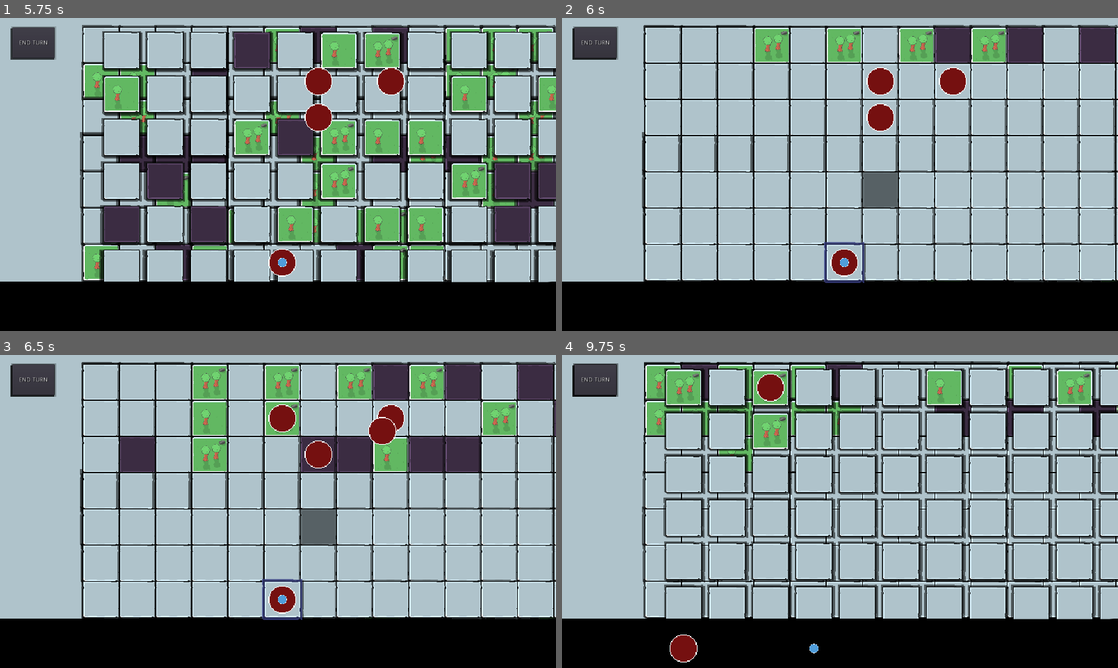
Above: before the commit, frames 1-4 (two rows, left to right).
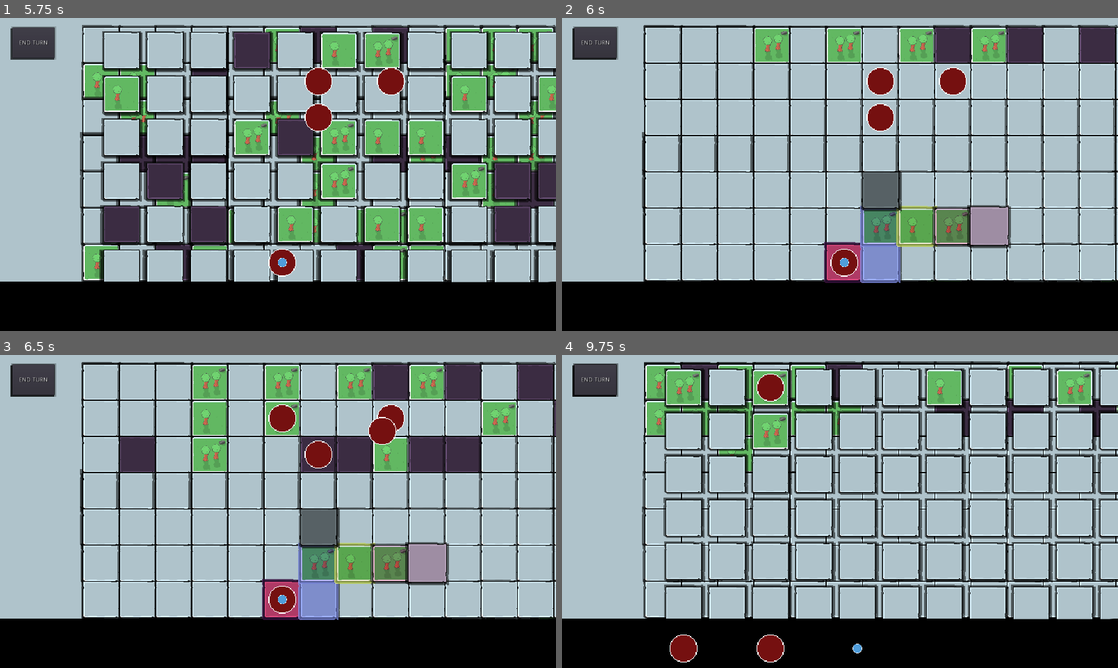
Above: after the commit, the same moments.

Repository: aaronherdzina/grid_rpg
Game: Godot game, scene res://Scenes/MainMenu.tscn
The game is run twice, just before and just after one commit, with the same random seed, the same clock (stepped at 60 frames per second) and the same inputs.
Inputs (mouse positions are in pixels of both pictures, inside the frame that each line leads up to):
- Up to frame 1 (5.75 s): tap Enter (start) at 0.5, 0.8, 1.25, 1.35, 2, 2.3, 2.75, 2.85, 3.5, 3.8, 5.1 s; move the mouse to (400, 158) at 0.52 s; hold Space (spacebar) 0.53-1.28 s; move the mouse to (166, 190) at 1.27 s; hold Backspace (back) 1.28-2.03 s; tap Space (spacebar) at 1.55, 3.05, 5.3 s; move the mouse to (333, 105) at 2.02 s; hold Space (spacebar) 2.03-2.78 s; move the mouse to (250, 237) at 2.77 s; move the mouse to (444, 221) at 3.52 s; hold Backspace (back) 3.53-4.25 s; hold Space (spacebar) 3.53-4.25 s; click (33, 43) at 4.25 s; move the mouse to (111, 127) at 5.02 s; hold Backspace (back) from 5.03 s (still down)
- Up to frame 2 (6 s): keep holding Backspace (back); move the mouse to (867, 174) at 5.77 s; hold Space (spacebar) from 5.78 s (still down)
- Up to frame 3 (6.5 s): keep holding Backspace (back); keep holding Space (spacebar); tap Enter (start) at 6.05 s
- Up to frame 4 (9.75 s): move the mouse to (756, 433) at 6.52 s; release Backspace (back) at 6.53 s; release Space (spacebar) at 6.53 s; tap Enter (start) at 6.6, 7.25, 7.55, 8.1, 9.05, 9.6 s; tap Space (spacebar) at 6.8, 8.3 s; move the mouse to (962, 495) at 7.27 s; hold Space (spacebar) 7.28-8.03 s; move the mouse to (728, 527) at 8.02 s; move the mouse to (895, 442) at 8.77 s; hold Space (spacebar) 8.78-9.53 s; hold Backspace (back) from 8.78 s (still down); move the mouse to (812, 574) at 9.52 s

Frame 1 is identical in both runs. In frame 2, 4.9% of the frame differs, in the area x 47-81%, y 49-85%; in frame 3, 4.9%; in frame 4, 0.4%.
Error in both runs: Attempt to call function 'end_turn' in base 'null instance' on a null instance. (res://Scripts/main.gd:150)

Commit message:
feat: new visual updatres and stat reseting logic for player

Diff:
--- a/Scripts/enemy.gd
+++ b/Scripts/enemy.gd
@@ -33,6 +33,12 @@
 var battle_move_debuff = 0
 
 var alive = true
+
+var current_attack = 2
+var current_dmg = 3
+var current_defense = 0
+var current_atk_range = 1
+var current_move_distance = 3
 
 func set_default_stats():
 	attack = default_attack - battle_attack_debuff
--- a/Scripts/level.gd
+++ b/Scripts/level.gd
@@ -151,7 +151,7 @@
 	for t in level_tiles:
 		if t.spawn_enemies:
 			print("spawn enemy")
-			spawn_enemies(level_astar,  t, level_tiles[0])
+			spawn_enemies(level_astar,  t, t)
 			var timer = Timer.new()
 			timer.set_wait_time(spawn_types_display_speed)
 			timer.set_one_shot(true)
@@ -246,7 +246,7 @@
 		tile_types.append("wall")
 		if wall_limit <= 0:
 			break
-	for i in range(0, enemy_spawns):
+	for i in range(0, enemy_spawns + 1):
 		enemy_spawns -= 1
 		tile_types.append("enemy spawn")
 		if enemy_spawns <= 0:
@@ -432,6 +432,7 @@
 	else:
 		meta.player_turn = true
 		p.start_turn()
+		change_turn_display_name(p)
 		print('player turn')
 
 
--- a/Scripts/player.gd
+++ b/Scripts/player.gd
@@ -17,14 +17,14 @@
 var processing_turn = false
 
 var attack = 2
-var atk_range = 1
+var atk_range = 2
 var damage = 3
 var defense = 0
 var can_attack = true
 var energy = 3
 
 var default_energy = 3
-var default_atk_range = 1
+var default_atk_range = 2
 var default_attack = 2
 var default_damage = 3
 var default_defense = 0
@@ -37,8 +37,15 @@
 var battle_move_debuff = 0
 var alive = true
 
-
-func set_default_stats():
+var current_attack = 2
+var current_dmg = 3
+var current_defense = 0
+var current_atk_range = 2
+var current_move_distance = 3
+
+
+# when energy runs out buff are removed and we set to our default stats
+func reset_energy_based_stats():
 	attack = default_attack
 	damage = default_damage
 	defense = default_defense
@@ -58,6 +65,27 @@
 		atk_range = 0
 
 
+# here we keep between turn buffs and if need to reset completely we use reset_energy_based_stats()
+func set_new_turn_stats():
+	attack = current_attack
+	damage = current_dmg
+	defense = current_defense
+	atk_range = current_atk_range
+	move_distance = current_move_distance
+	if energy < 1:
+		energy = 1
+	if move_distance < 0:
+		move_distance = 0
+	if defense < 0:
+		defense = 0
+	if attack < 0:
+		attack = 0
+	if damage < 0:
+		damage = 0
+	if atk_range < 0:
+		atk_range = 0
+
+
 func _ready():
 	set_process(true)
 
@@ -174,8 +202,9 @@
 
 func start_turn():
 	# start turn
+	set_new_turn_stats()
 	if energy <= 0:
-		set_default_stats()
+		reset_energy_based_stats()
 	remaining_move = move_distance
 	var l = get_node("/root/level")
 	var default_weight =  meta.unccupied_tile_weight if current_tile.can_move else meta.wall_tile_weight
@@ -190,7 +219,7 @@
 	l.level_astar.set_point_weight_scale(current_tile.index, meta.occupied_tile_weight)
 	processing_turn = false
 	if current_tile.defense_buff > 0 and defense <= default_defense:
-		default_defense += current_tile.defense_buff
+		current_defense += current_tile.defense_buff
 		print('got forest bonus')
 	current_tile.player_on_tile = true
 
--- a/Scripts/tile.gd
+++ b/Scripts/tile.gd
@@ -21,6 +21,8 @@
 var path_highlight_tile_color = Color(.8, .8, 1, 1)
 var too_far_tile_color = Color(1, .8, .8, 1)
 
+var enm_highlight_tile_color = Color(1, .3, .3, 1)
+
 var player_on_tile = false
 var enm_on_tile = false
 var custom_weight = null
@@ -176,10 +178,10 @@
 	var scale_variant = .015
 	var scale_var = .95
 	var scale_var_default = .95
+
+	for t in meta.get_adjacent_tiles_in_distance(self, player.atk_range):
+		t.modulate = Color(1, .3, .5, 1)
 	for p in point_path:
-		if l.level_astar.get_point_weight_scale(p) >= meta.max_weight:
-			l.get_node("text_overlay/tile_text").set_text(tile_text)
-			return
 		for t in l.level_tiles:
 			if p == t.index and t != player.current_tile:
 				t.get_node("Sprite").modulate = Color(.9, .9, 1, 1)
@@ -210,22 +212,33 @@
 		if i % 6 == 0:
 			tile_text += "\n"
 
-	for t in meta.get_adjacent_tiles_in_distance(self, 1):
-		t.modulate = Color(1, 0, 1, 1)
-
+	for enm in get_tree().get_nodes_in_group("enemies"):
+		if main.checkIfNodeDeleted(enm) == false and enm.alive and enm.current_tile.index == index:
+			enm.z_index = z_index + 5
+			l.change_turn_display_name(enm)
+			modulate = enm_highlight_tile_color
+			get_node("background").modulate = enm_highlight_tile_color
 	l.get_node("text_overlay/tile_text").set_text(tile_text)
 
 
 func exit_hover():
-	if not get_node("/root").has_node("level"):
-		return
-	var l = get_node("/root/level")
+	if not get_node("/root").has_node("player"):
+		return
+	if not get_node("/root").has_node("level"):
+		return
+	var l = get_node("/root/level")
+	var player = get_node("/root/player")
 	l.get_node("text_overlay/tile_text").set_text("")
 	for t in l.level_tiles:
 		t.modulate = Color(1, 1, 1, 1)
 		t.get_node("background").modulate = default_background_color
 		t.get_node("Sprite").modulate = Color(1, 1, 1, 1)
 		t.z_index = 0
+
+	for enm in get_tree().get_nodes_in_group("enemies"):
+		if main.checkIfNodeDeleted(enm) == false and enm.alive and enm.current_tile.index == index:
+			enm.z_index = 5
+	l.change_turn_display_name(player)
 	z_index = 0
 
 
